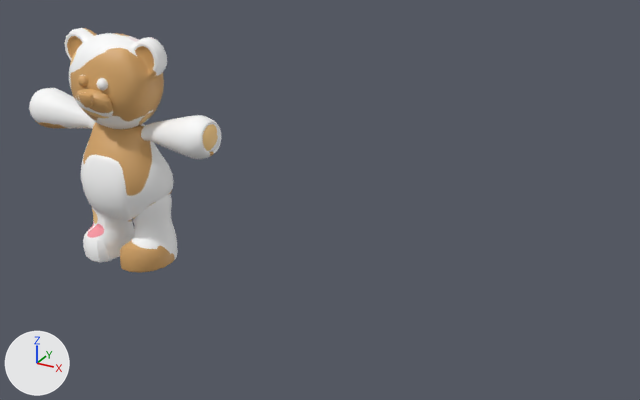
The glTF model src/assets/scene/baku.glb, before and after one commit.
Camera for both pictures: a 50 mm camera at (0.88, -1.653, 1.169) aimed at (-0.045, 0.027, 0.329). The axes (+X, +Y, +Z) are drawn at lower left. The lights are the same throughout. Where no turn or scale is listed for an object, it has been applied to the vertices. Vertices at the same position are counted once.

In view in the first picture: 'Baku'.
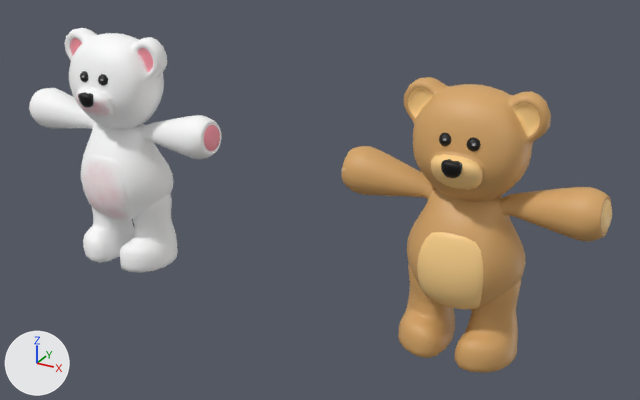
The newer file is also rescaled (x1.045), turned or shifted as a whole; pictures and numbers use the older file's frame.

What changed in the scene script:
```text
Add mat_teddybear_004:
    mat_teddybear_004 = bpy.data.materials.new('TeddyBear.004')
    # uses the picture img_untitled
Change me_cube_001:
    used by ob_baku; location = (-0.606, 0.0, 0.228)
    remove me_cube_001.from_pydata(...)  # 3442 vertices, 6848 faces; spans x -0.291..0.291, y -0.132..0.121, z -0.163..0.442
    add me_cube_001.from_pydata(...)  # 6863 vertices, 13632 faces; spans x -0.291..1.226, y -0.132..0.121, z -0.163..0.442
    me_cube_001 part 1: the loose piece of 89 vertices spanning x -0.021..0.021, y -0.132..-0.108, z 0.283..0.319 is copied, and the copy is moved by (0.935, 0.0, 0.0), in mat_teddybear_004; it spans x 0.914..0.956, y -0.132..-0.108, z 0.283..0.319
    me_cube_001 part 2: the loose piece of 153 vertices spanning x 0.015..0.044, y -0.105..-0.084, z 0.323..0.353 is copied, and the copy is moved by (0.935, 0.007, 0.009), in mat_teddybear_004; it spans x 0.95..0.979, y -0.097..-0.076, z 0.332..0.361
    me_cube_001 part 3: the loose piece of 153 vertices spanning x -0.044..-0.015, y -0.105..-0.084, z 0.323..0.353 is copied, and the copy is moved by (0.936, 0.007, 0.009), in mat_teddybear_004; it spans x 0.892..0.921, y -0.097..-0.076, z 0.332..0.361
    me_cube_001 part 4: a new loose piece of 3026 vertices spanning x 0.644..1.226, y -0.12..0.121, z -0.163..0.442, in mat_teddybear_004
    me_cube_001 part 5: 302 vertices moved from x -0.044..0.044, y -0.105..-0.084, z 0.323..0.353 to x -0.043..0.044, y -0.097..-0.076, z 0.332..0.361; 2 vertices removed from x 0.017..0.027, y -0.104..-0.098, z 0.337..0.342; 2 vertices added at x 0.017..0.027, y -0.088..-0.083, z 0.355..0.36
    me_cube_001 part 6: 6825 faces spanning x -0.291..0.291, y -0.132..0.121, z -0.163..0.442 switch from mat_teddybear (picture img_untitled) to mat_teddybear_004
```

Location of each change, [x1, y1, x2, y2] in pixels of the pictures (640 x 400 px; the box of a moved part takes in the faces that stretch with it):
'Baku', reshaped (203% wider, 41% taller): before [29, 28, 221, 273]; after [29, 28, 612, 373]
part 1 of me_cube_001, added: after [441, 159, 462, 178]
part 2 of me_cube_001, added: after [466, 137, 481, 151]
part 3 of me_cube_001, added: after [439, 133, 452, 146]
part 4 of me_cube_001, added (orange): after [341, 77, 612, 373]
part 5 of me_cube_001, moved or reshaped: before [78, 75, 108, 91]; after [80, 71, 108, 86]
part 6 of me_cube_001, recoloured (orange to white): [34, 28, 221, 273] in both
